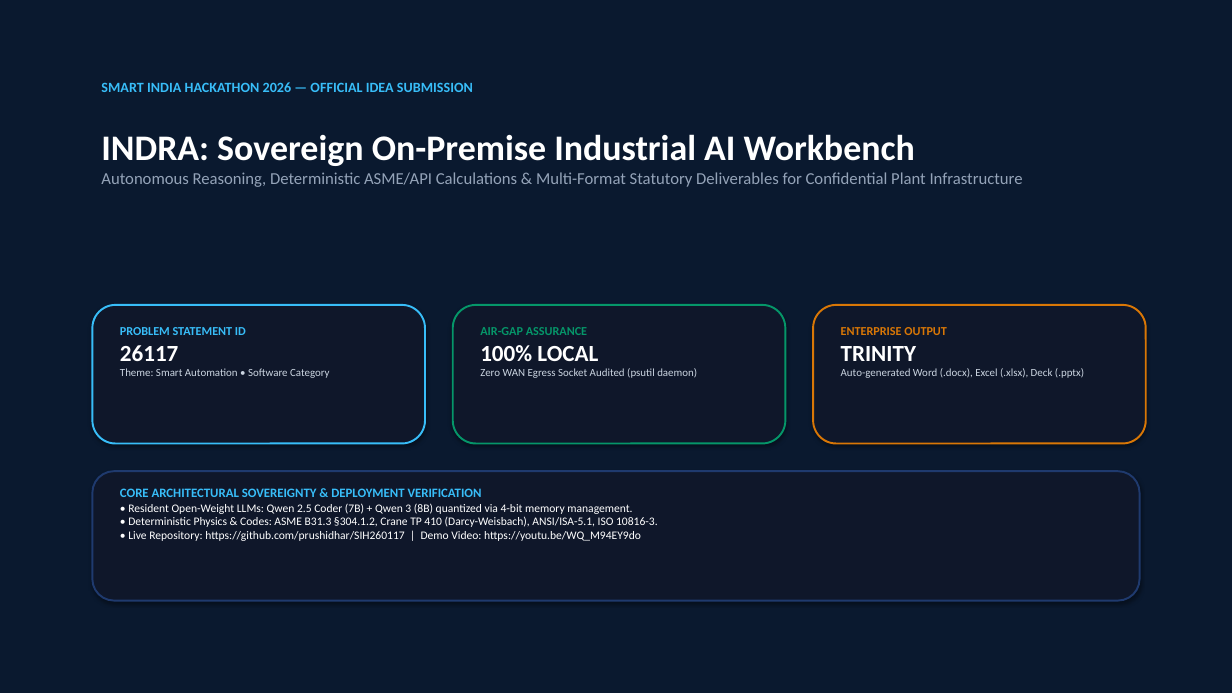
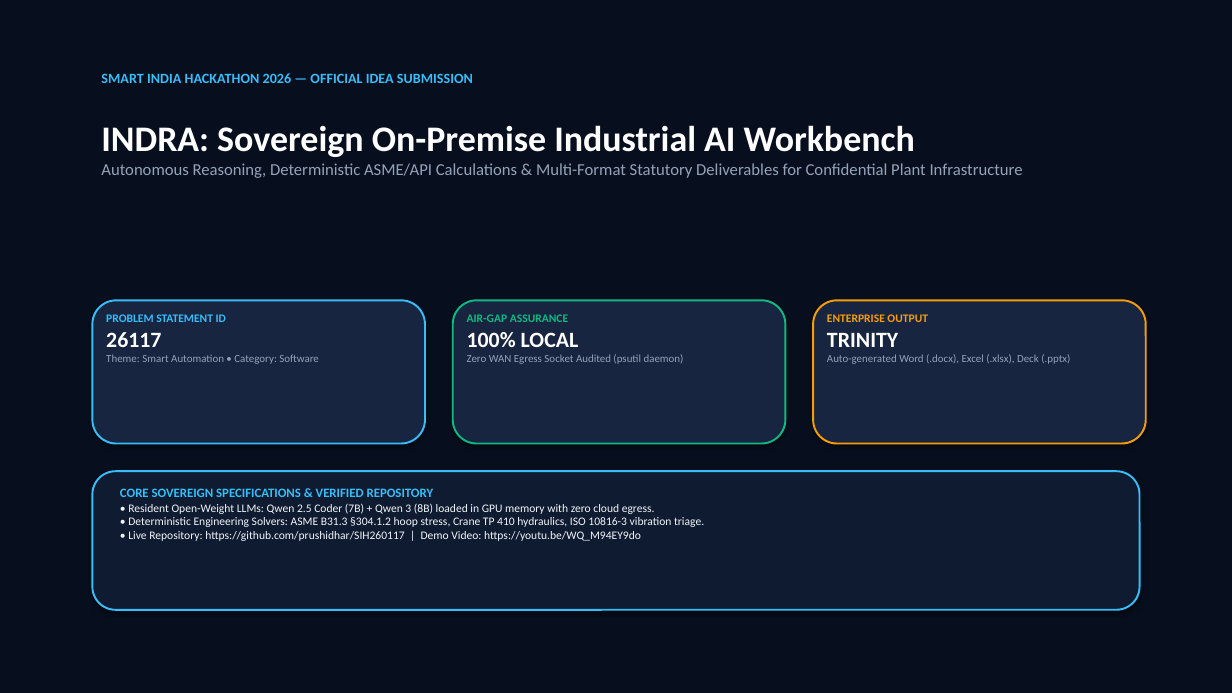
Before and after one commit to prushidhar/SIH260117, a slide deck: slide 1 of INDRA_SIH_Winning_Deck_6_Slides.pptx. Drawn at 1232x693 pixels with LibreOffice and Linux fonts; fonts in the diff are those of the drawing. Boxes give left, top, right and bottom in pixels: in the first picture for what was removed or moved away, otherwise in the second. Text is boxed around its words. In the diff, an @@ line names an element or a change of style, - is before the commit and + after.

Commit message:
feat(ppt): upgrade SIH presentation to military-grade dark theme across all 6 slides

```diff
--- a/INDRA_SIH_Winning_Deck_6_Slides.pptx
+++ b/INDRA_SIH_Winning_Deck_6_Slides.pptx
@@ rectangle at (0, 0, 1232, 693): fill #0A192F to #070F1E @@
@@ text "SMART INDIA HACKATHON 2026 — ...": place and size @@
-text "SMART INDIA HACKATHON 2026 — ..." at (101, 82, 473, 92)
+text "SMART INDIA HACKATHON 2026 — ..." at (101, 73, 473, 83)
@@ text "INDRA: Sovereign On-Premise Industrial AI ...": place and size @@
-text "INDRA: Sovereign On-Premise Industrial AI ..." at (101, 134, 1023, 187)
+text "INDRA: Sovereign On-Premise Industrial AI ..." at (101, 125, 1023, 178)
@@ rounded rectangle: place and size @@
-rounded rectangle at (92, 305, 425, 444)
+rounded rectangle at (92, 300, 425, 444)
@@ rounded rectangle at (92, 300, 425, 444): fill #0F172A to #172541 @@
@@ text at (106, 314, 226, 347): size 9.5 to 9 pt in "PROBLEM STATEMENT ID"; size 18 to 17 pt in "26117" @@
@@ text "PROBLEM STATEMENT ID": place and size @@
-text "PROBLEM STATEMENT ID" at (120, 327, 330, 378)
+text "PROBLEM STATEMENT ID" at (106, 314, 319, 364)
@@ rounded rectangle: place and size @@
-rounded rectangle at (453, 305, 786, 444)
+rounded rectangle at (453, 300, 786, 444)
@@ rounded rectangle at (453, 300, 786, 444): fill #0F172A to #172541; outline #059669 1.5 pt to #10B981 1.5 pt @@
@@ text "AIR-GAP ASSURANCE": place and size @@
-text "AIR-GAP ASSURANCE" at (480, 327, 697, 378)
+text "AIR-GAP ASSURANCE" at (467, 314, 684, 364)
@@ text "AIR-GAP ASSURANCE" at (467, 314, 684, 364): size 9.5 to 9 pt, text colour #059669 to #10B981 in "AIR-GAP ASSURANCE"; size 18 to 17 pt in "100% LOCAL"; text colour #CBD5E1 to #94A3B8 in "Zero WAN Egress Socket Audited (psutil daemon)" @@
@@ rounded rectangle: place and size @@
-rounded rectangle at (813, 305, 1146, 444)
+rounded rectangle at (813, 300, 1146, 444)
@@ rounded rectangle at (813, 300, 1146, 444): fill #0F172A to #172541; outline #D97706 1.5 pt to #F59E0B 1.5 pt @@
@@ text "ENTERPRISE OUTPUT": place and size @@
-text "ENTERPRISE OUTPUT" at (841, 327, 1084, 378)
+text "ENTERPRISE OUTPUT" at (827, 314, 1070, 364)
@@ text "ENTERPRISE OUTPUT" at (827, 314, 1070, 364): size 9.5 to 9 pt, text colour #D97706 to #F59E0B in "ENTERPRISE OUTPUT"; size 18 to 17 pt in "TRINITY"; text colour #CBD5E1 to #94A3B8 in "Auto-generated Word (.docx), Excel (.xlsx), Deck (.pptx)" @@
@@ text at (106, 354, 319, 364): text changed; text colour #CBD5E1 to #94A3B8 @@
-Theme: Smart Automation • Software Category
+Theme: Smart Automation • Category: Software
@@ rounded rectangle: place and size @@
-rounded rectangle at (92, 471, 1140, 601)
+rounded rectangle at (92, 471, 1140, 610)
@@ rounded rectangle at (92, 471, 1140, 610): fill #0F172A to #0F1B30; outline #1F3A6E 1.5 pt to #38BDF8 1.5 pt @@
@@ text at (120, 488, 704, 541): text changed; text colour #FFFFFF to #F1F5F9 @@
-CORE ARCHITECTURAL SOVEREIGNTY & DEPLOYMENT VERIFICATION
-• Resident Open-Weight LLMs: Qwen 2.5 Coder (7B) + Qwen 3 (8B) quantized via 4-bit memory management.
-• Deterministic Physics & Codes: ASME B31.3 §304.1.2, Crane TP 410 (Darcy-Weisbach), ANSI/ISA-5.1, ISO 10816-3.
-• Live Repository: https://github.com/prushidhar/SIH260117 | Demo Video: https://youtu.be/WQ_M94EY9do
+CORE SOVEREIGN SPECIFICATIONS & VERIFIED REPOSITORY
+• Resident Open-Weight LLMs: Qwen 2.5 Coder (7B) + Qwen 3 (8B) loaded in GPU memory with zero cloud egress.
+• Deterministic Engineering Solvers: ASME B31.3 §304.1.2 hoop stress, Crane TP 410 hydraulics, ISO 10816-3 vibration triage.
+• Live Repository: https://github.com/prushidhar/SIH260117 | Demo Video: https://youtu.be/WQ_M94EY9do
```
Also in this commit, not shown: 5 other slides changed, 1 other file.
